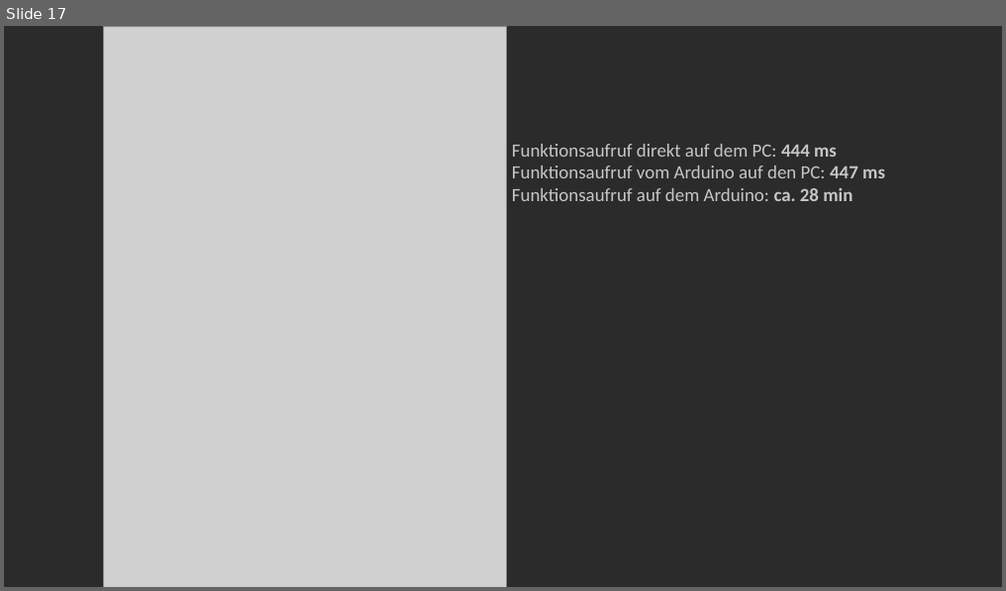
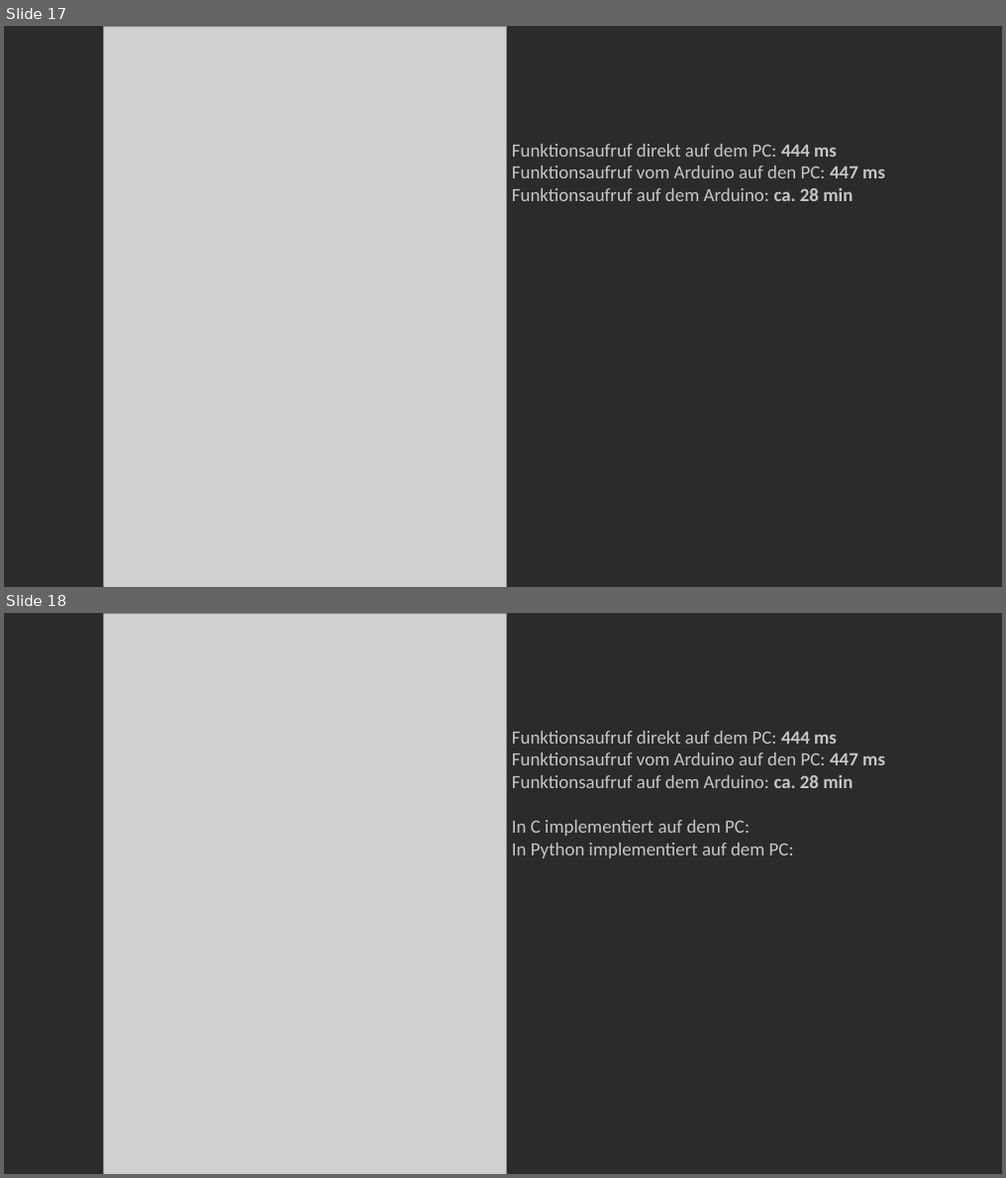
Before and after one commit to Bergschaf/Pyduino, a slide deck: Präsentation/Pyduino_Präsentation.pptx. Shown one above the other, each under a label of ours: slide 17 before the commit, slides 17 and 18 after it. The pictures are 1006x591 and 1006x1178 pixels, drawn with LibreOffice and Linux fonts; fonts in the diff are those of the drawing; grey boxes stand for pictures. Boxes give left, top, right and bottom in pixels: in the first picture for what was removed or moved away, otherwise in the second. Text is boxed around its words. In the diff, an @@ line names an element or a change of style, - is before the commit and + after.

```diff
--- a/Präsentation/Pyduino_Präsentation.pptx
+++ b/Präsentation/Pyduino_Präsentation.pptx
@@ slide 18 added at (4, 613, 1002, 1174), background #2B2B2B @@
@@ picture added at (104, 613, 507, 1174) @@
@@ text added at (512, 731, 885, 859), 18 pt, text #C6C6C6 @@
+Funktionsaufruf direkt auf dem PC: 444 ms
+Funktionsaufruf vom Arduino auf den PC: 447 ms
+Funktionsaufruf auf dem Arduino: ca. 28 min
+In C implementiert auf dem PC:
+In Python implementiert auf dem PC:
```
Also in this commit, not shown: 1 slide changed.
